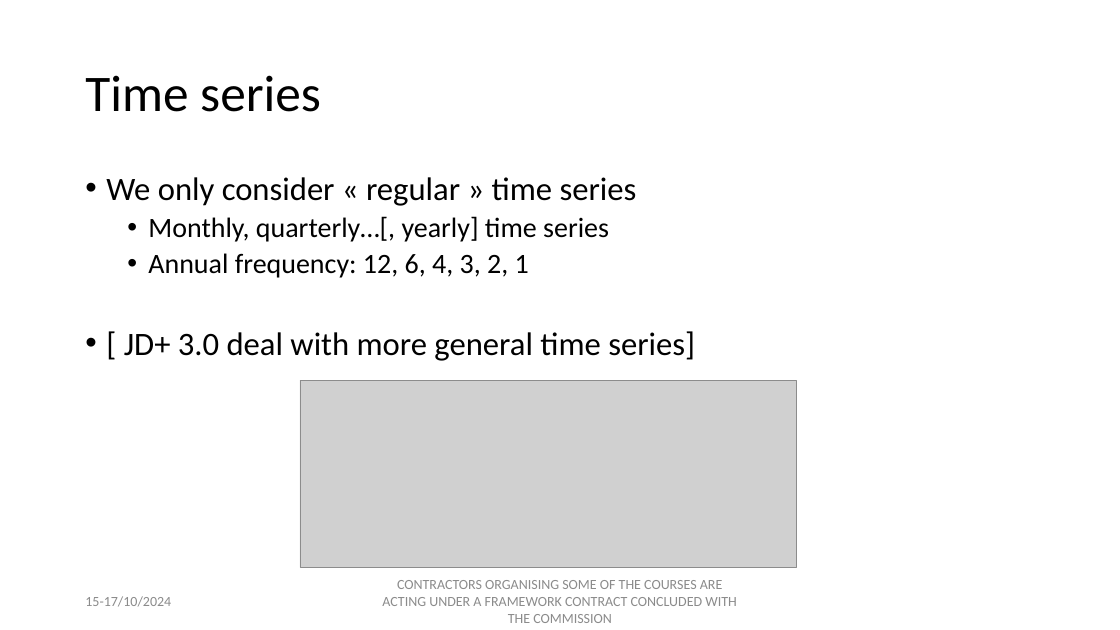
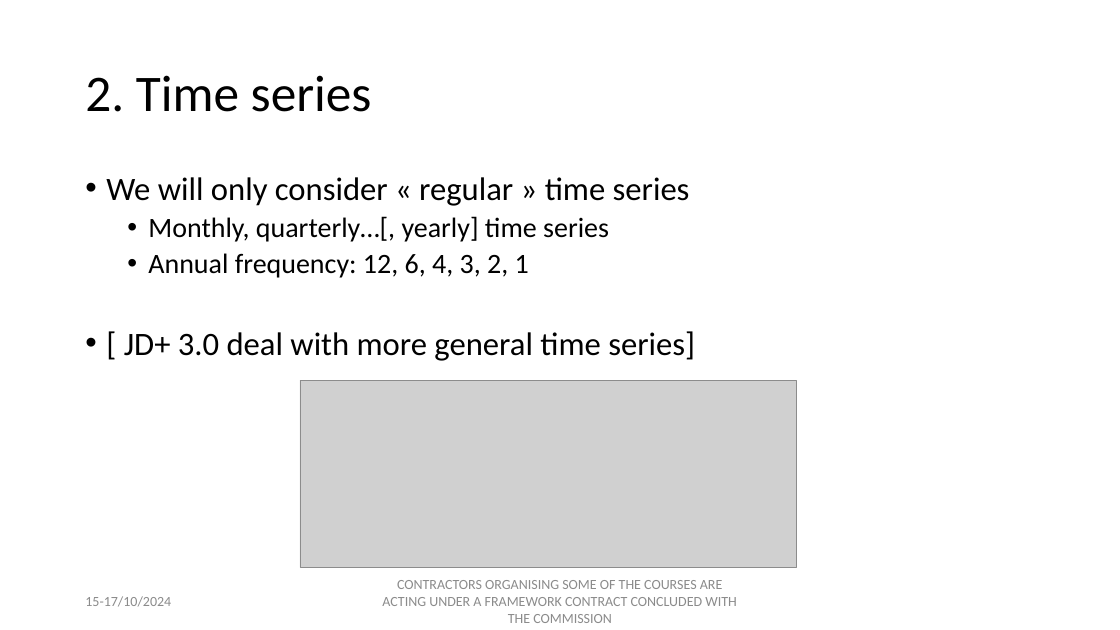
Before and after one commit to palatej/ESTP2024, a slide deck: slide 3 of Presentations/1.5 Time series.pptx. Drawn at 1120x630 pixels with LibreOffice and Linux fonts; fonts in the diff are those of the drawing; grey boxes stand for pictures. Boxes give left, top, right and bottom in pixels: in the first picture for what was removed or moved away, otherwise in the second. Text is boxed around its words. In the diff, an @@ line names an element or a change of style, - is before the commit and + after.

```diff
--- a/Presentations/1.5 Time series.pptx
+++ b/Presentations/1.5 Time series.pptx
@@ title at (x1=85, y1=75, x2=372, y2=112): text changed @@
-Time series
+2. Time series
@@ text at (x1=106, y1=177, x2=690, y2=206): text changed @@
-• We only consider « regular » time series
+• We will only consider « regular » time series
```
Also in this commit, not shown: 4 other slides changed, 3 slides added, 12 other files.
